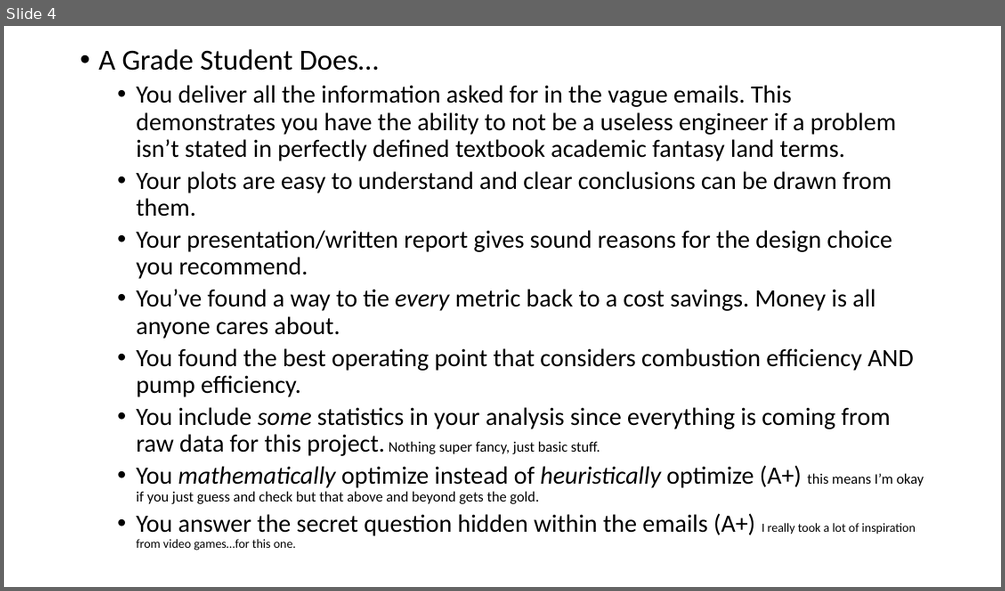
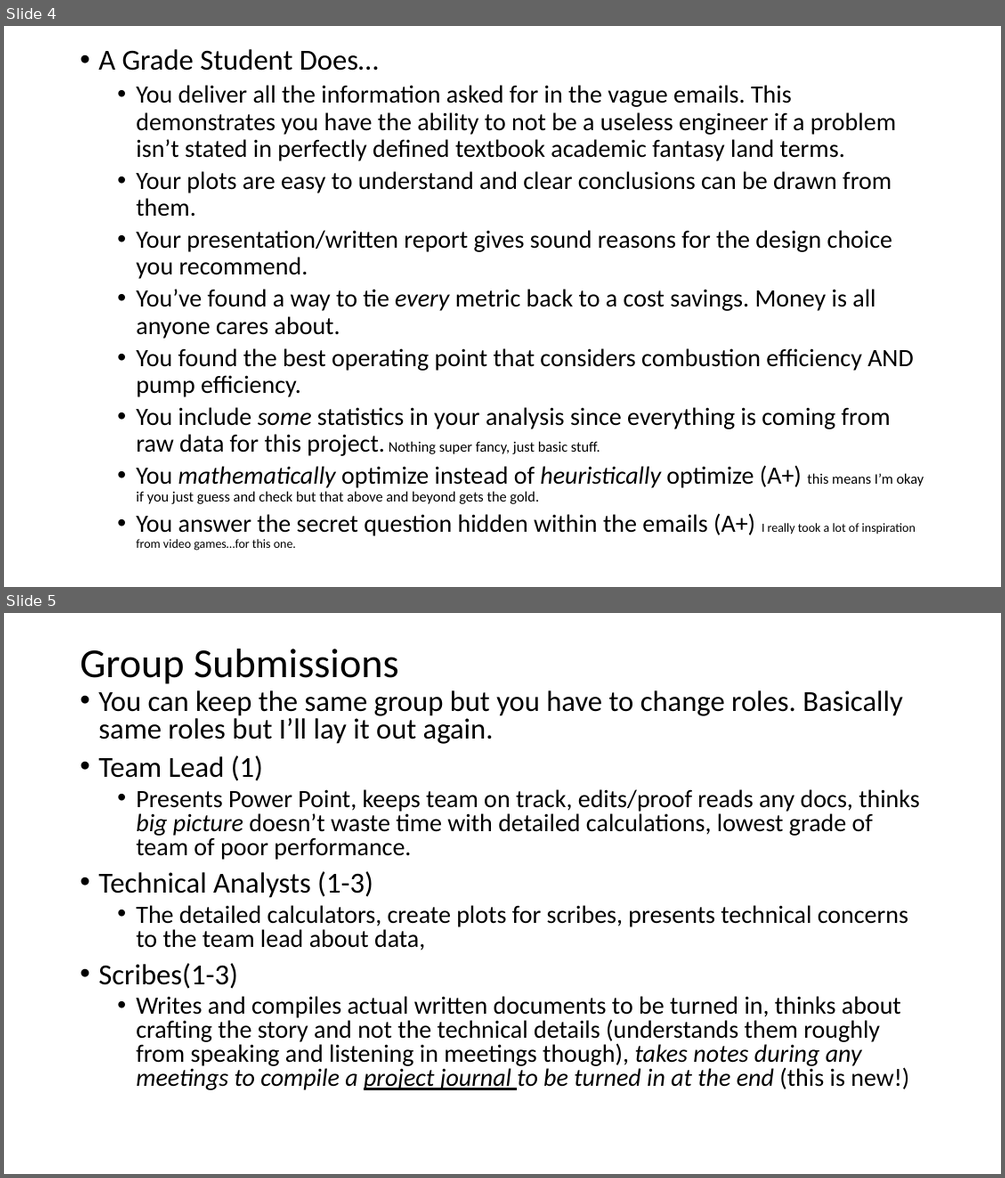
Before and after one commit to smohler/ME322-S20, a slide deck: projects/Project-2.pptx. Shown one above the other, each under a label of ours: slide 4 before the commit, slides 4 and 5 after it. The pictures are 1005x591 and 1005x1178 pixels, drawn with LibreOffice and Linux fonts; fonts in the diff are those of the drawing. Boxes give left, top, right and bottom in pixels: in the first picture for what was removed or moved away, otherwise in the second. Text is boxed around its words. In the diff, an @@ line names an element or a change of style, - is before the commit and + after.

```diff
--- a/projects/Project-2.pptx
+++ b/projects/Project-2.pptx
@@ slide 5 added at [4, 613, 1001, 1174], background #FFFFFF @@
@@ title added at [80, 649, 399, 684], 39.6 pt, text #000000 @@
+Group Submissions
@@ text added at [98, 690, 920, 1090], 24 pt, text #000000 @@
+• You can keep the same group but you have to change roles. Basically same roles but I’ll lay it out again.
+• Team Lead (1)
+  • Presents Power Point, keeps team on track, edits/proof reads any docs, thinks big picture doesn’t waste time with detailed calculations, lowest grade of team of poor performance.
+• Technical Analysts (1-3)
+  • The detailed calculators, create plots for scribes, presents technical concerns to the team lead about data,
+• Scribes(1-3)
+  • Writes and compiles actual written documents to be turned in, thinks about crafting the story and not the technical details (understands them roughly from speaking and listening in meetings though), takes notes during any meetings to compile a project journal to be turned in at the end (this is new!)
```
Also in this commit, not shown: 1 slide changed.
